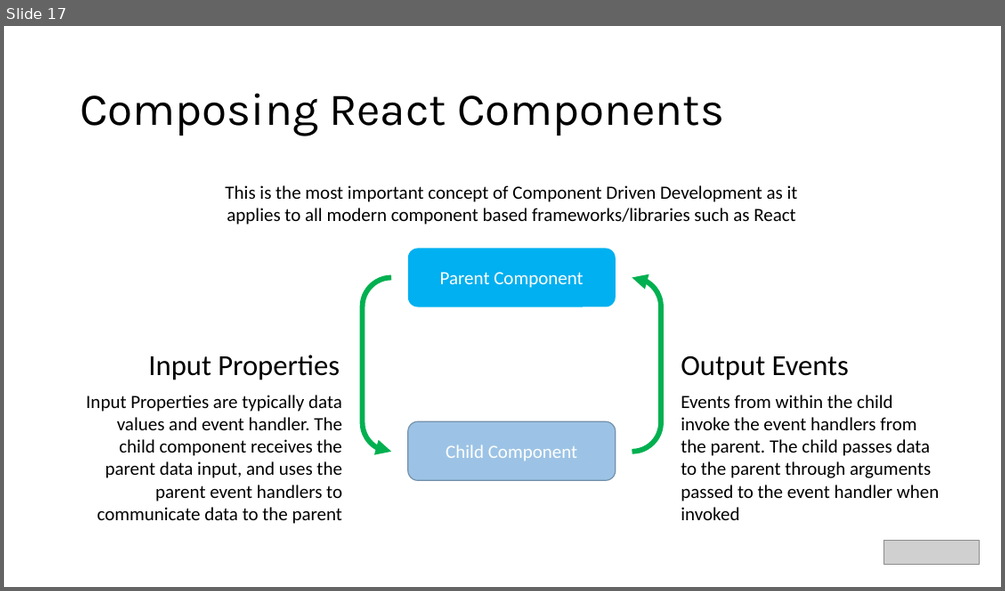
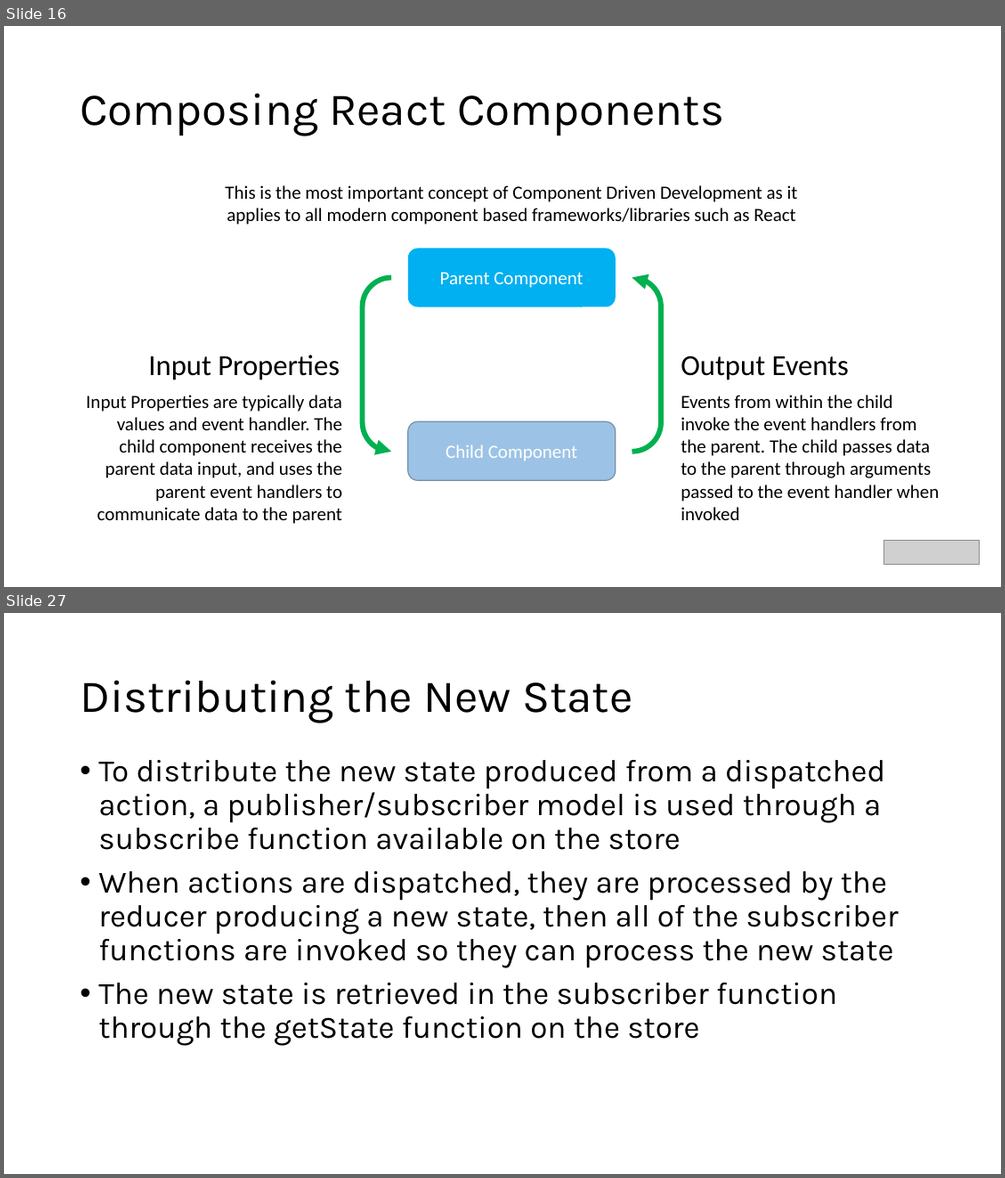
Before and after one commit to warpyu/TechnicalCommunityContent, a slide deck: Web Frameworks/React/Session 1 - Introduction and Slides/Introduction to React.pptx. Shown one above the other, each under a label of ours: slide 17 before the commit, slides 16 and 27 after it; the slides between them are not shown. The pictures are 1005x591 and 1005x1178 pixels, drawn with LibreOffice and Linux fonts; fonts in the diff are those of the drawing; grey boxes stand for pictures. Boxes give left, top, right and bottom in pixels: in the first picture for what was removed or moved away, otherwise in the second. Text is boxed around its words. In the diff, an @@ line names an element or a change of style, - is before the commit and + after.

```diff
--- a/Web Frameworks/React/Session 1 - Introduction and Slides/Introduction to React.pptx
+++ b/Web Frameworks/React/Session 1 - Introduction and Slides/Introduction to React.pptx
@@ slide 27 added at (4,613,1001,1174), background #FFFFFF @@
@@ title added at (80,680,632,722), 44 pt, text #000000 @@
+Distributing the New State
@@ text added at (98,760,898,1046), 30 pt, text #000000 @@
+• To distribute the new state produced from a dispatched action, a publisher/subscriber model is used through a subscribe function available on the store
+• When actions are dispatched, they are processed by the reducer producing a new state, then all of the subscriber functions are invoked so they can process the new state
+• The new state is retrieved in the subscriber function through the getState function on the store
@@ what was slide 17 is now slide 16 @@
```
Also in this commit, not shown: 2 slides changed, 15 other slides added, 2 slides removed.
